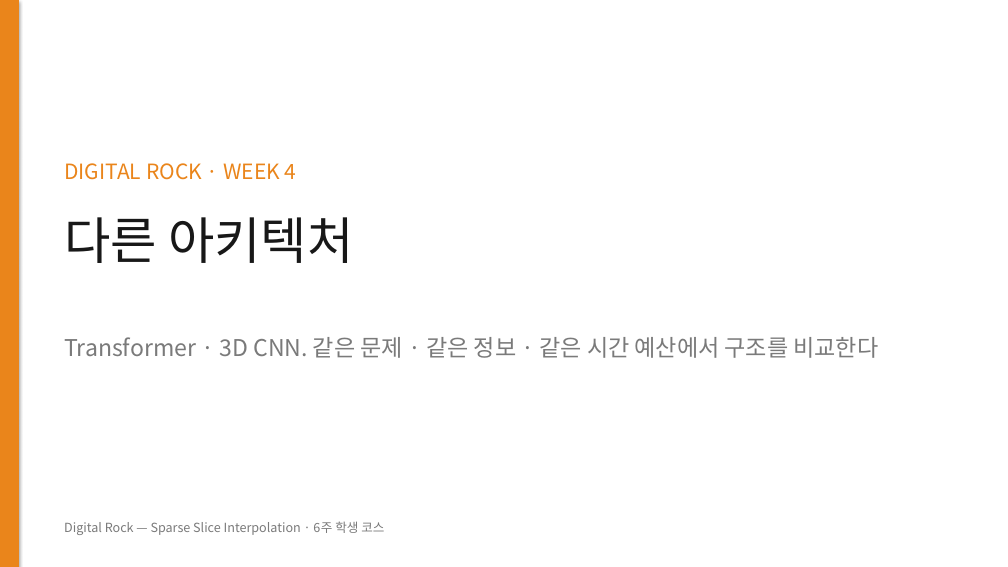
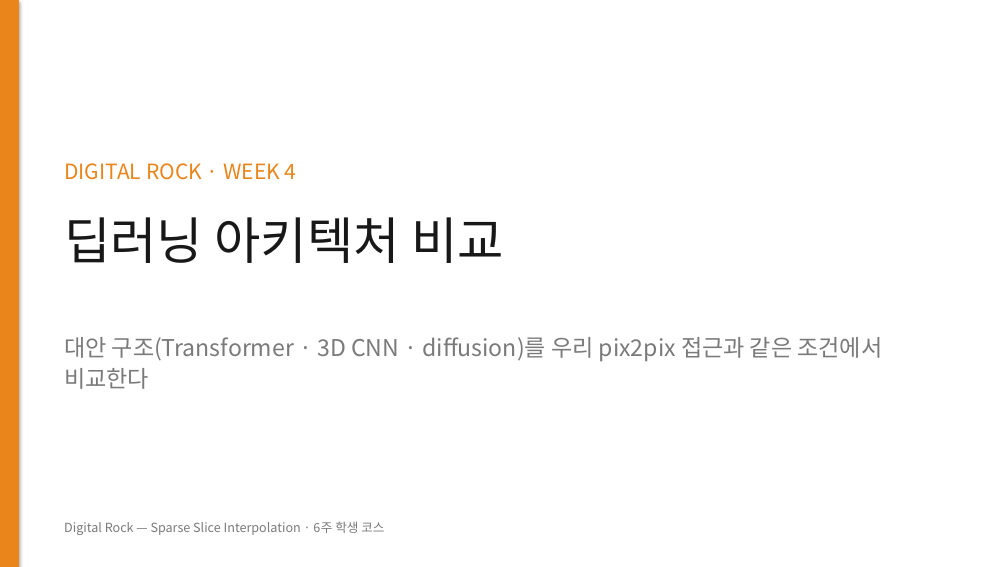
Before and after one commit to 01willy/Digital_rock_DL_Education, a slide deck: slide 1 of web/downloads/shared/w4/W4.pptx. Drawn at 1008x567 pixels with LibreOffice and Linux fonts; fonts in the diff are those of the drawing. Boxes give left, top, right and bottom in pixels: in the first picture for what was removed or moved away, otherwise in the second. Text is boxed around its words. In the diff, an @@ line names an element or a change of style, - is before the commit and + after.

```diff
--- a/web/downloads/shared/w4/W4.pptx
+++ b/web/downloads/shared/w4/W4.pptx
@@ text at bbox=[64, 217, 504, 263]: text changed @@
-다른 아키텍처
+딥러닝 아키텍처 비교
@@ text at bbox=[64, 337, 882, 389]: text changed @@
-Transformer · 3D CNN. 같은 문제 · 같은 정보 · 같은 시간 예산에서 구조를 비교한다
+대안 구조(Transformer · 3D CNN · diffusion)를 우리 pix2pix 접근과 같은 조건에서 비교한다
```
Also in this commit, not shown: 4 other slides changed, 15 other files.
